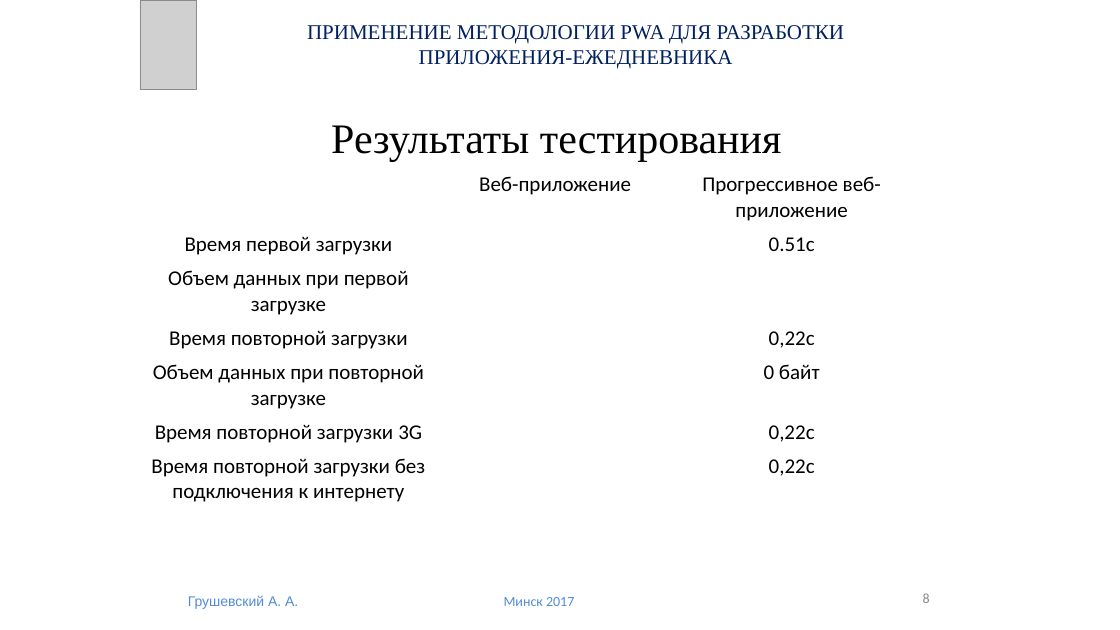
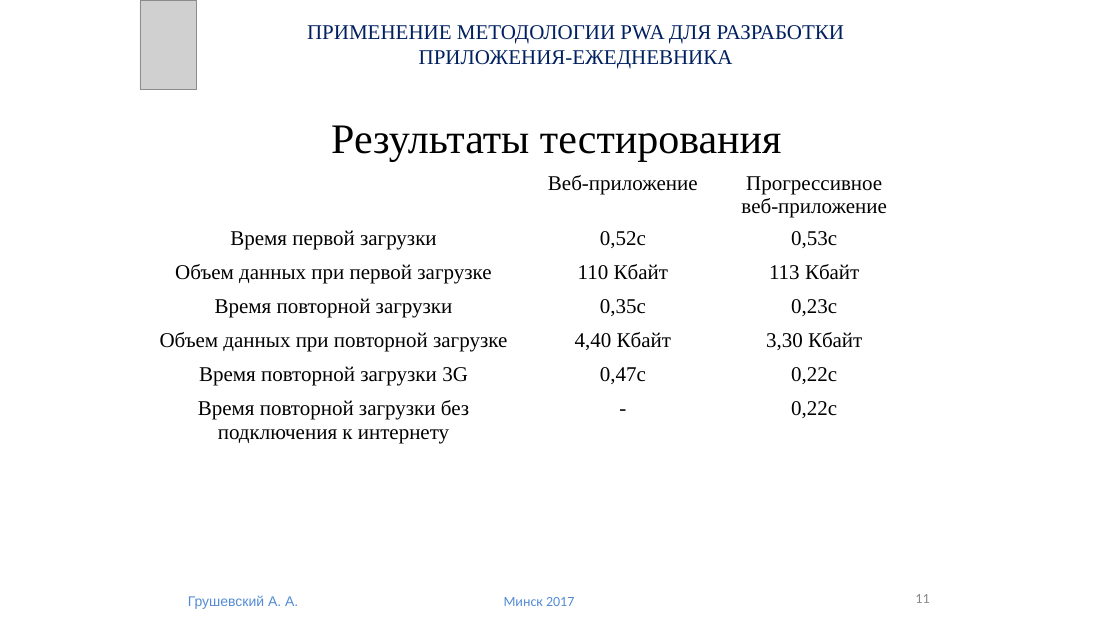
Before and after one commit to 18089396a47/diplom, a slide deck: slide 11 of Диплом Грушевский.pptx (slide 8 before the commit). Drawn at 1120x630 pixels with LibreOffice and Linux fonts; fonts in the diff are those of the drawing; grey boxes stand for pictures. Boxes give left, top, right and bottom in pixels: in the first picture for what was removed or moved away, otherwise in the second. Text is boxed around its words. In the diff, an @@ line names an element or a change of style, - is before the commit and + after.

```diff
--- a/Диплом Грушевский.pptx
+++ b/Диплом Грушевский.pptx
@@ table at box(140, 168, 911, 456) @@
-row 2, column 2: 
+row 2, column 2: 0,52с
-row 2, column 3: 0.51с
+row 2, column 3: 0,53с
-row 3, column 2: 
+row 3, column 2: 110 Кбайт
-row 3, column 3: 
+row 3, column 3: 113 Кбайт
-row 4, column 2: 
+row 4, column 2: 0,35с
-row 4, column 3: 0,22с
+row 4, column 3: 0,23с
-row 5, column 2: 
+row 5, column 2: 4,40 Кбайт
-row 5, column 3: 0 байт
+row 5, column 3: 3,30 Кбайт
-row 6, column 2: 
+row 6, column 2: 0,47с
-row 7, column 2: 
+row 7, column 2: -
@@ font Calibri to Times New Roman in "Веб-приложение", "Прогрессивное веб-приложение", "Время первой загрузки", "Объем данных при первой загрузке" and 6 more places @@
@@ page number at box(915, 594, 929, 603): text changed @@
-8
+11
```
Also in this commit, not shown: 5 other slides changed, 3 slides added, 14 other files.
